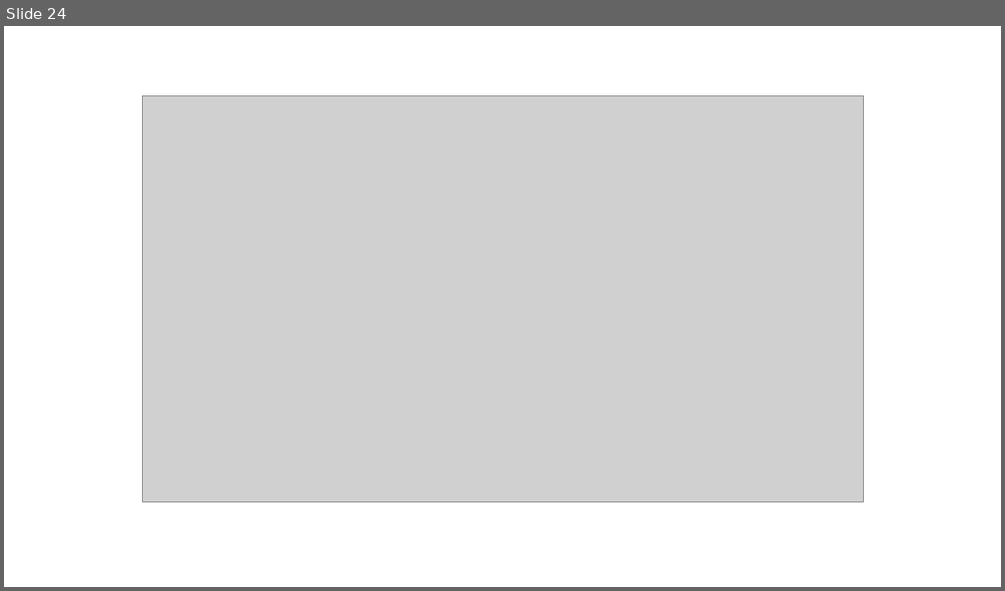
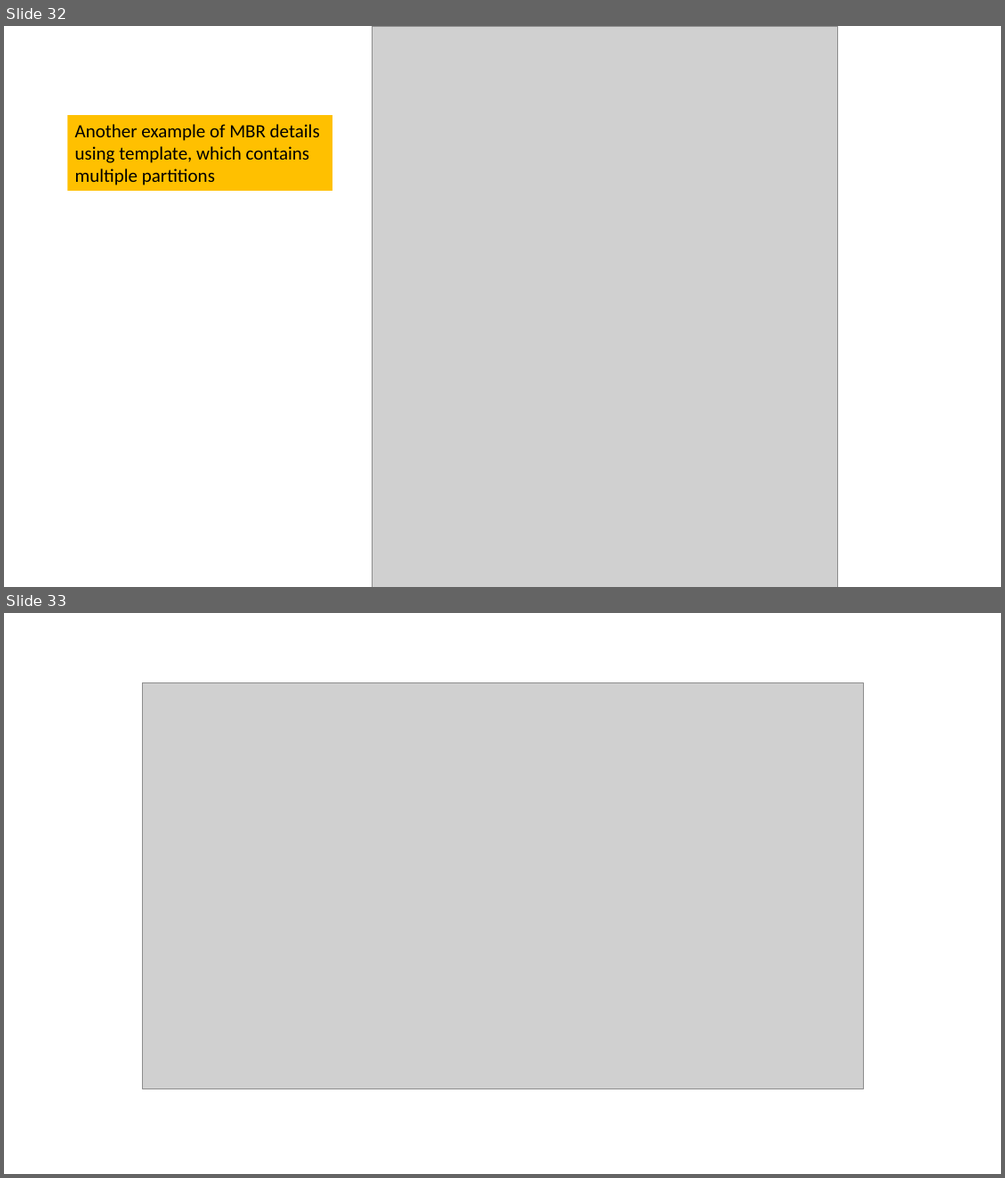
Before and after one commit to frankwxu/digital-forensics-lab, a slide deck: Basic_Computer_Skills_for_Forensics/1_PC_Introduction.pptx. Shown one above the other, each under a label of ours: slide 24 before the commit, slides 32 and 33 after it. The pictures are 1005x591 and 1005x1178 pixels, drawn with LibreOffice and Linux fonts; fonts in the diff are those of the drawing; grey boxes stand for pictures; background and template pictures are left out. Boxes give left, top, right and bottom in pixels: in the first picture for what was removed or moved away, otherwise in the second. Text is boxed around its words. In the diff, an @@ line names an element or a change of style, - is before the commit and + after.

```diff
--- a/Basic_Computer_Skills_for_Forensics/1_PC_Introduction.pptx
+++ b/Basic_Computer_Skills_for_Forensics/1_PC_Introduction.pptx
@@ slide 32 added at (x1=4, y1=26, x2=1001, y2=587), background #FFFFFF @@
@@ picture added at (x1=372, y1=26, x2=838, y2=587) @@
@@ rectangle added at (x1=67, y1=115, x2=332, y2=191), fill #FFC000, 18 pt, text #000000 @@
+Another example of MBR details using template, which contains multiple partitions
@@ what was slide 24 is now slide 33 @@
```
Also in this commit, not shown: 6 slides changed, 11 other slides added, 2 slides removed.
